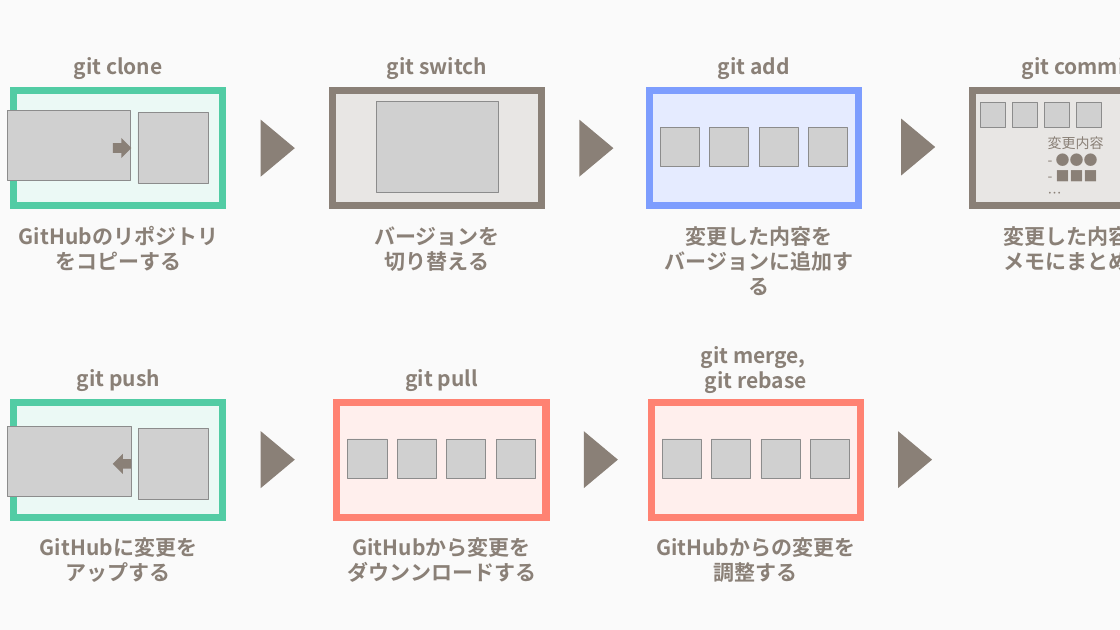
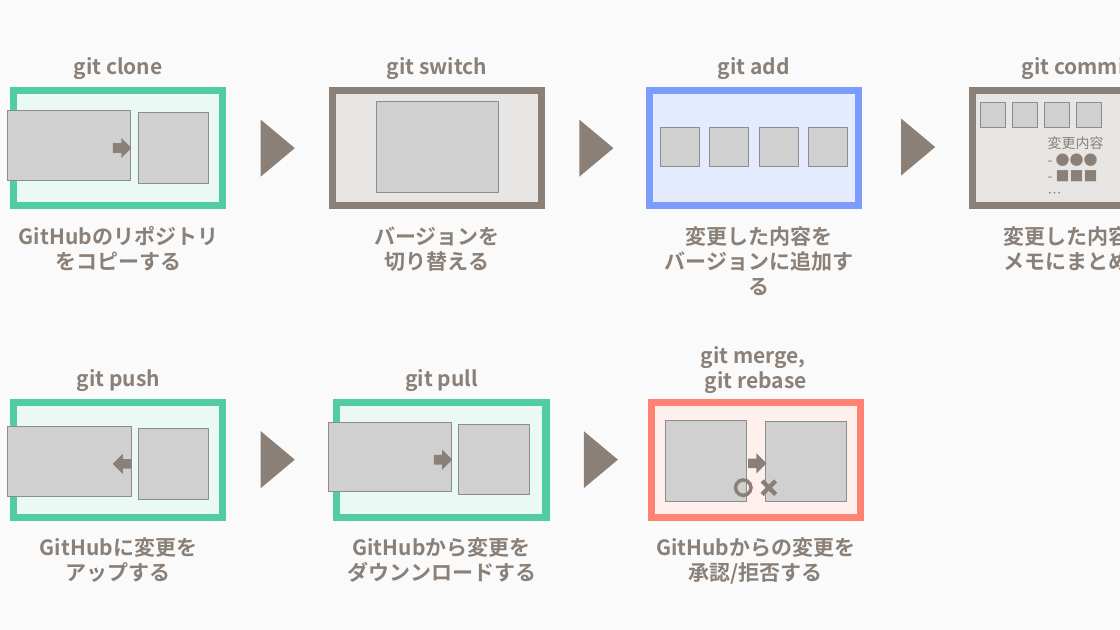
Before and after one commit to ayano-yuki/ZennContents, a slide deck: slide 1 of images/articles/ict-git-advance/image.pptx. Drawn at 1120x630 pixels with LibreOffice and Linux fonts; fonts in the diff are those of the drawing; grey boxes stand for pictures. Boxes give left, top, right and bottom in pixels: in the first picture for what was removed or moved away, otherwise in the second. Text is boxed around its words. In the diff, an @@ line names an element or a change of style, - is before the commit and + after.

```diff
--- a/images/articles/ict-git-advance/image.pptx
+++ b/images/articles/ict-git-advance/image.pptx
@@ rectangle at (x1=337, y1=402, x2=546, y2=518): fill #FFEFED to #EBF9F5; outline #FF8272 6 pt to #52CCA4 6 pt @@
@@ group removed at (x1=348, y1=439, x2=535, y2=479): 4 pictures @@
@@ picture removed at (x1=662, y1=439, x2=702, y2=479) @@
@@ picture resized from (x1=761, y1=439, x2=800, y2=478) to (x1=665, y1=421, x2=746, y2=502) @@
@@ picture removed at (x1=712, y1=439, x2=751, y2=479) @@
@@ picture resized from (x1=811, y1=439, x2=849, y2=478) to (x1=765, y1=421, x2=846, y2=502) @@
@@ triangle removed at (x1=898, y1=431, x2=932, y2=489) @@
@@ group added at (x1=329, y1=423, x2=781, y2=500): 2 pictures, 2 right arrows, 1 ellipse, 1 cross @@
@@ text at (x1=656, y1=537, x2=855, y2=584): text changed @@
-GitHubからの変更を
-調整する
+GitHubからの変更を
+承認/拒否する
```
Also in this commit, not shown: 6 slides added, 1 slide removed, 3 other files.
